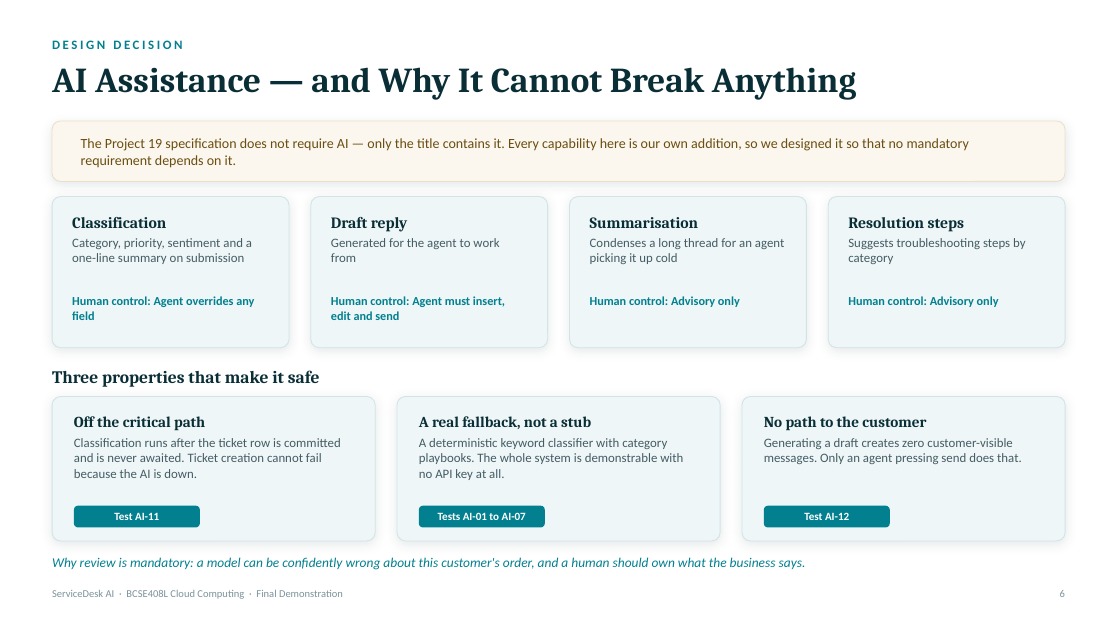
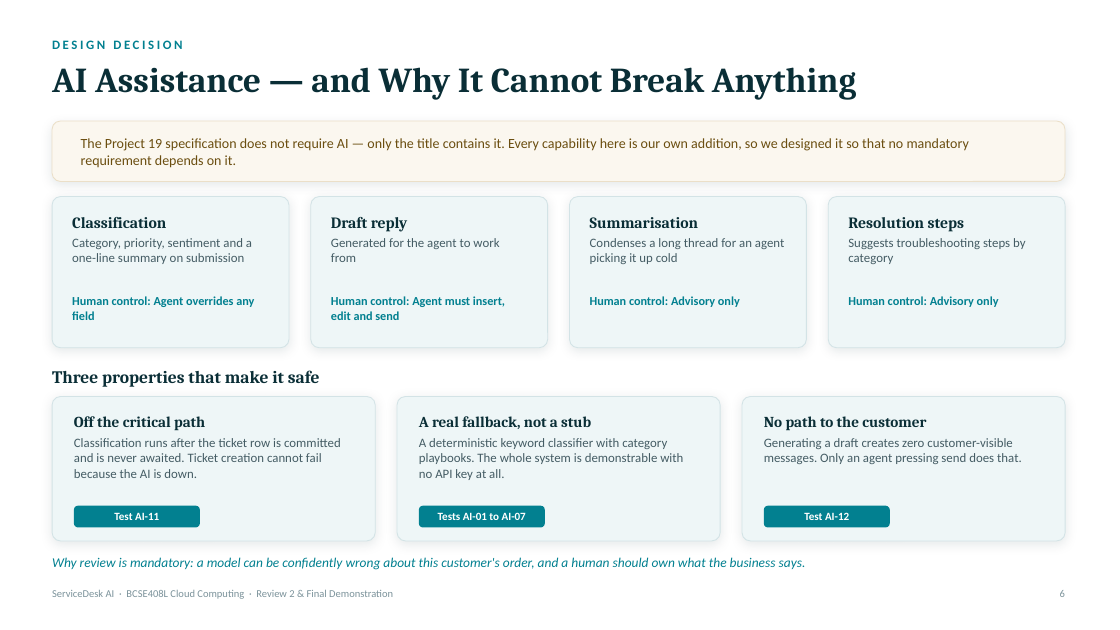
Before and after one commit to ItzGOLLY/servicedesk-ai, a slide deck: slide 7 of docs/ServiceDesk_AI_Final_Demo.pptx. Drawn at 1120x630 pixels with LibreOffice and Linux fonts; fonts in the diff are those of the drawing. Boxes give left, top, right and bottom in pixels: in the first picture for what was removed or moved away, otherwise in the second. Text is boxed around its words. In the diff, an @@ line names an element or a change of style, - is before the commit and + after.

```diff
--- a/docs/ServiceDesk_AI_Final_Demo.pptx
+++ b/docs/ServiceDesk_AI_Final_Demo.pptx
@@ text at [52,590,393,599]: text changed @@
-ServiceDesk AI · BCSE408L Cloud Computing · Final Demonstration
+ServiceDesk AI · BCSE408L Cloud Computing · Review 2 & Final Demonstration
```
Also in this commit, not shown: 11 other slides changed, 4 other files.
